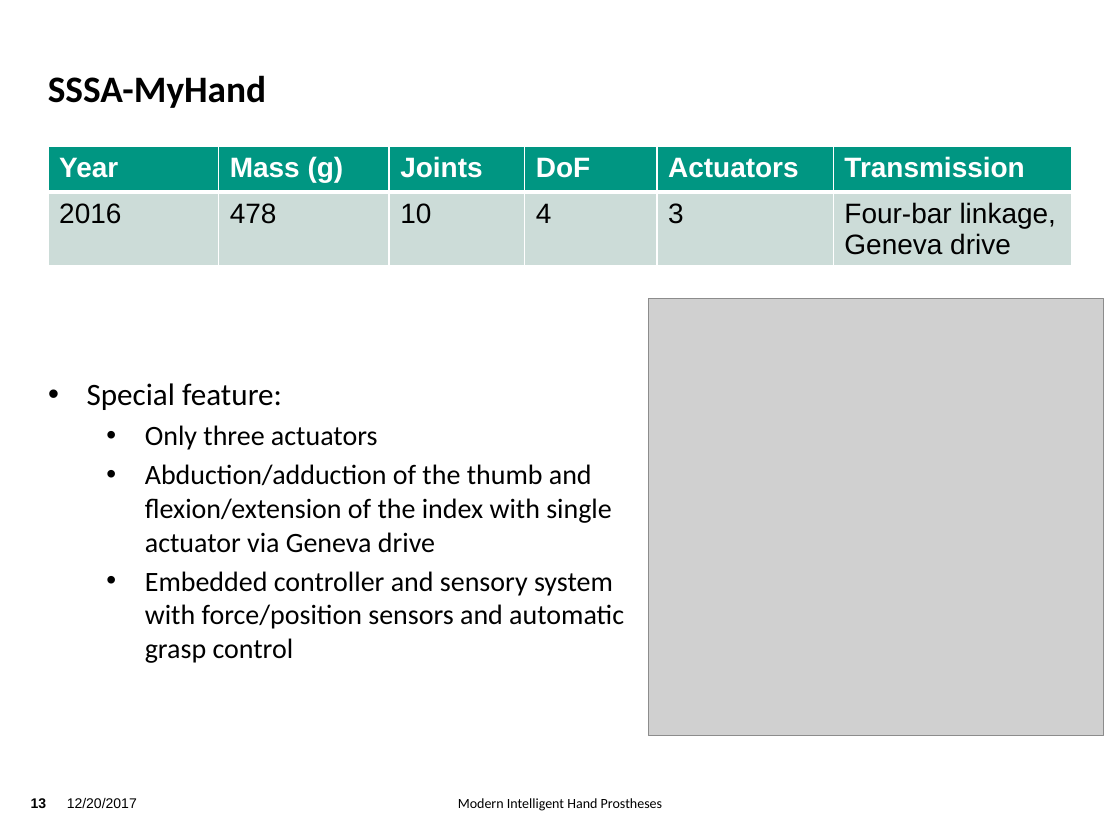
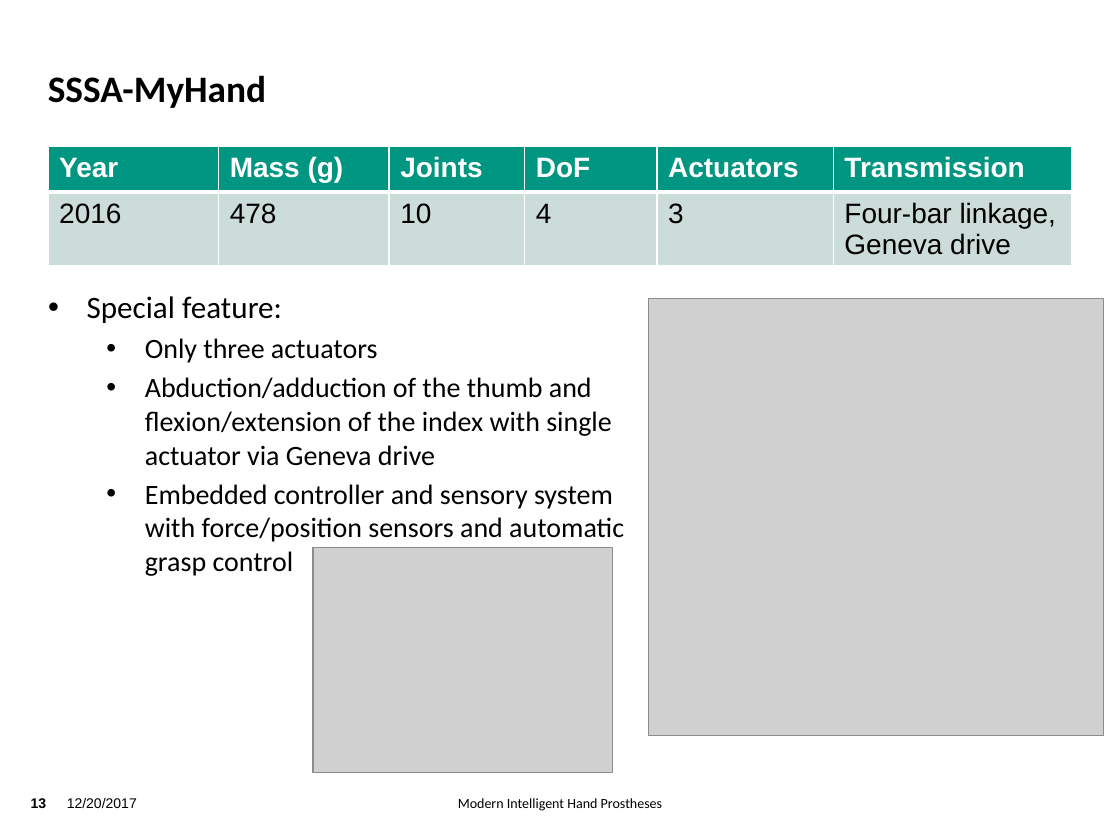
Before and after one commit to TsStocker/HumanoideRobotik, a slide deck: slide 13 of Vortrag/Vortrag.pptx. Drawn at 1120x840 pixels with LibreOffice and Linux fonts; fonts in the diff are those of the drawing; grey boxes stand for pictures; background and template pictures are left out. Boxes give left, top, right and bottom in pixels: in the first picture for what was removed or moved away, otherwise in the second. Text is boxed around its words. In the diff, an @@ line names an element or a change of style, - is before the commit and + after.

```diff
--- a/Vortrag/Vortrag.pptx
+++ b/Vortrag/Vortrag.pptx
@@ text "Special feature:": place and size @@
-text "Special feature:" at bbox=[87, 383, 624, 663]
+text "Special feature:" at bbox=[87, 296, 624, 576]
@@ picture added at bbox=[314, 548, 614, 773] @@
```
Also in this commit, not shown: 1 slide added, 1 other file.
